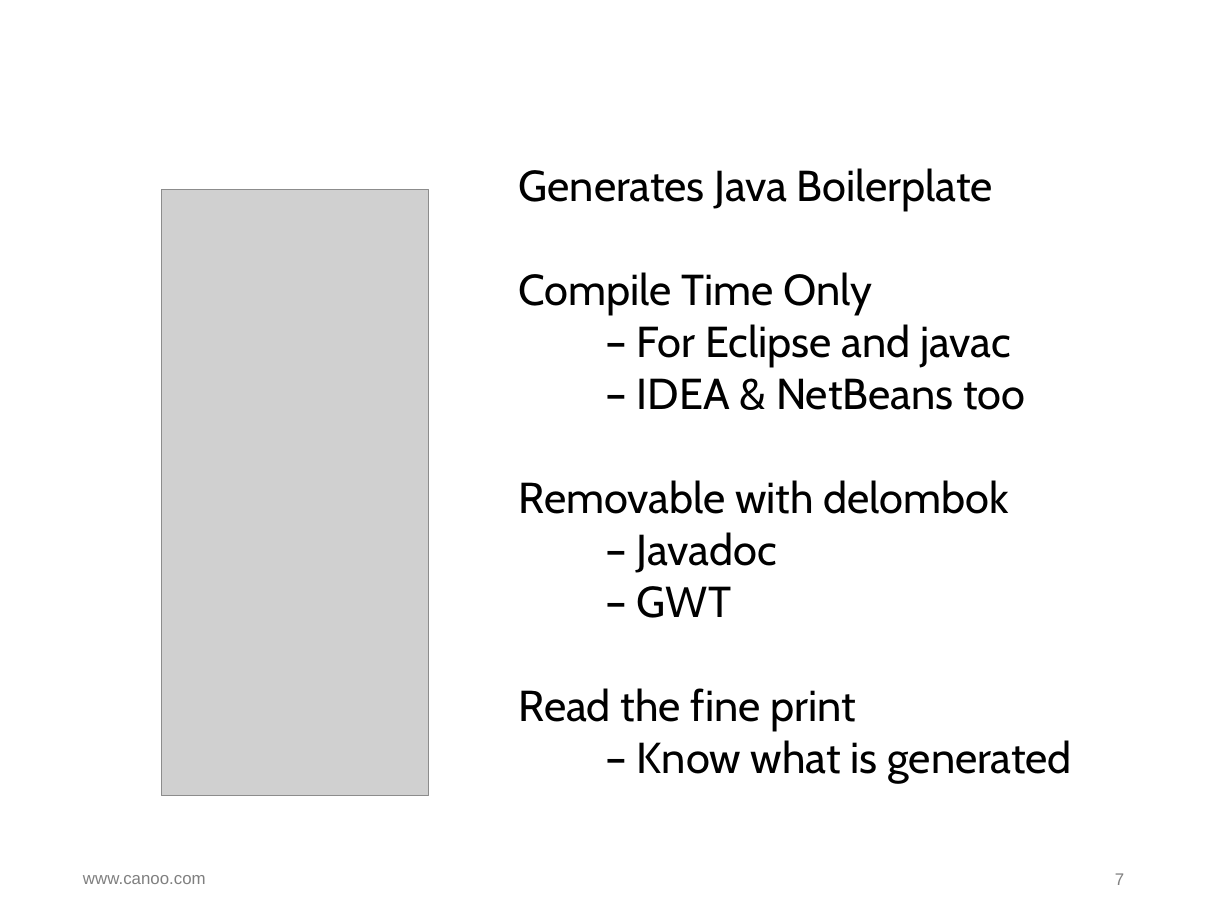
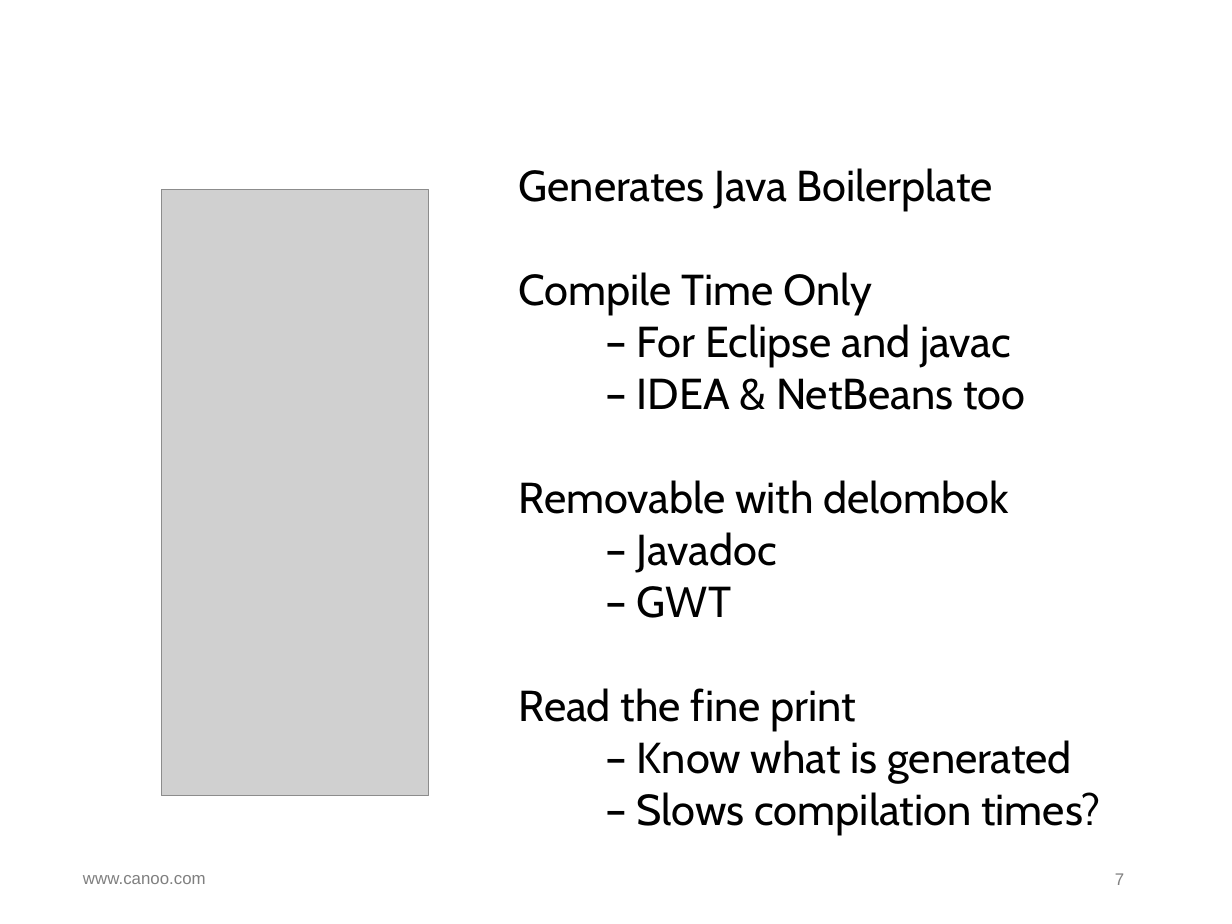
Before and after one commit to HamletDRC/presentations, a slide deck: slide 7 of asttransformations/AstTransformations.odp. Drawn at 1232x924 pixels with LibreOffice and Linux fonts; fonts in the diff are those of the drawing; grey boxes stand for pictures; background and template pictures are left out. Boxes give left, top, right and bottom in pixels: in the first picture for what was removed or moved away, otherwise in the second. Text is boxed around its words. In the diff, an @@ line names an element or a change of style, - is before the commit and + after.

```diff
--- a/asttransformations/AstTransformations.odp
+++ b/asttransformations/AstTransformations.odp
@@ text at (637,792,1101,836): paragraph added @@
+– Slows compilation times?
```
Also in this commit, not shown: 2 other slides changed, 2 slides added, 1 slide removed, 6 other files.
